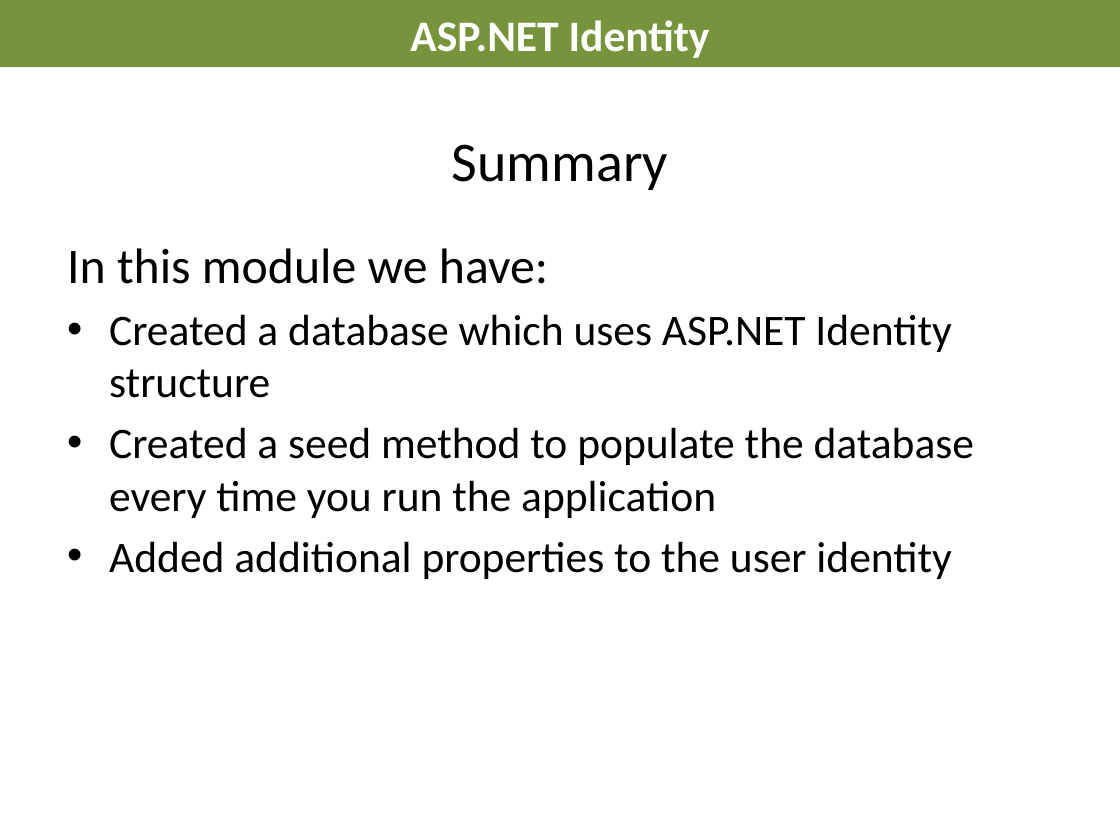
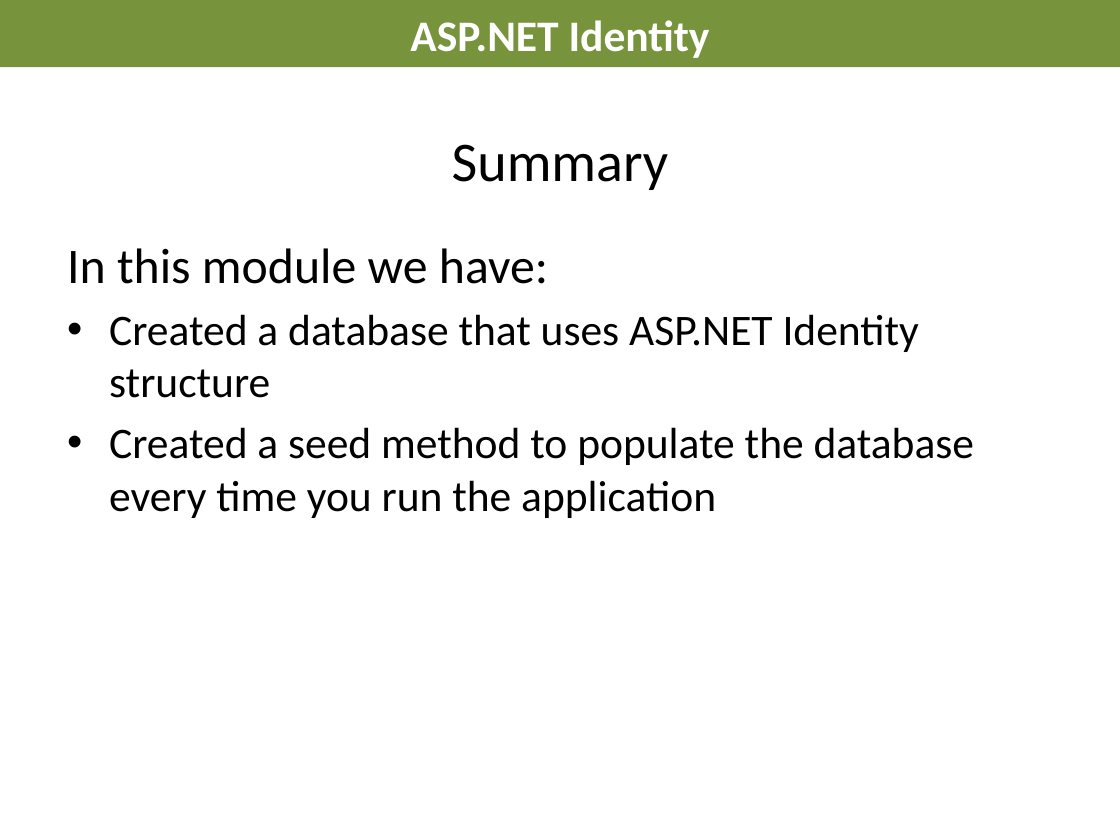
Before and after one commit to AndreasElffors/IdentityTemplate, a slide deck: slide 16 of Documents/Identity-Exercise.pptx. Drawn at 1120x840 pixels with LibreOffice and Linux fonts; fonts in the diff are those of the drawing; background and template pictures are left out. Boxes give left, top, right and bottom in pixels: in the first picture for what was removed or moved away, otherwise in the second. Text is boxed around its words. In the diff, an @@ line names an element or a change of style, - is before the commit and + after.

```diff
--- a/Documents/Identity-Exercise.pptx
+++ b/Documents/Identity-Exercise.pptx
@@ text at box(109, 314, 919, 398): text changed @@
-• Created a database which uses ASP.NET Identity structure
+• Created a database that uses ASP.NET Identity structure
@@ text at box(109, 541, 951, 579): paragraph removed @@
-• Added additional properties to the user identity
```
Also in this commit, not shown: 5 other slides changed, 3 other files.
